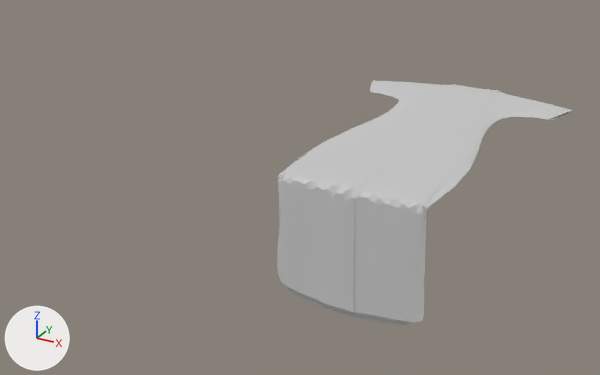
The FBX model ClothSimulation/Assets/Models/Ontable_Cloth.FBX as it was, and as the next commit left it.
Both versions are drawn from a 50 mm lens placed at (0.724, -1.833, 0.751), pointed at (-0.361, 0.139, -0.235). Every picture has the same lights, and +X, +Y and +Z are marked at lower left.

In view in the first picture: 'Collar', 'Plan_Cloth', 'Sleeve', 'Waist'.
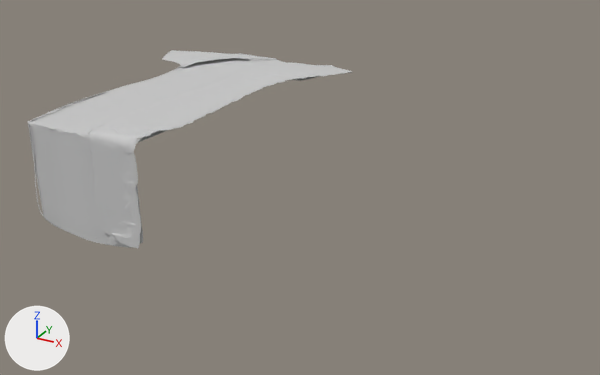
The newer file adds a shape key; the second version is drawn at full value of the shape key 'Clothes_On' of 'Plan_Cloth001', and the change is written as the vertex moves it makes.

Diff of the bpy script that builds the scene:
```diff
--- a/ClothSimulation/Assets/Models/Ontable_Cloth.FBX.py
+++ b/ClothSimulation/Assets/Models/Ontable_Cloth.FBX.py
@@ me_mesh_004_1 @@
+me_mesh_004_1.from_pydata(...)  # 6235 vertices, 12021 faces; spans x -12.2..15.4, y -12.0..24.4, z -12.8..0.7
+me_mesh_004_1.materials.append(mat_01___default)  # its picture is missing
@@ me_mesh_001_1 @@
+me_mesh_001_1.from_pydata(...)  # 2052 vertices, 4092 faces; spans x -2.93..3.01, y 22.51..24.48, z -0.31..0.09
+me_mesh_001_1.materials.append(mat_01___default)  # its picture is missing
@@ ob_waist @@
 ob_waist = bpy.data.objects.new('Waist', me_mesh_001)
-ob_waist.location = (0.0, 0.0, 0.0)
+ob_waist.location = (-0.795, 0.0, 0.0)
 ob_waist.scale = (0.0254, 0.0254, 0.0254)
@@ ob_collar @@
-ob_collar = bpy.data.objects.new('Collar', me_mesh_002)
-ob_collar.location = (0.0, 0.0, 0.0)
-ob_collar.scale = (0.0254, 0.0254, 0.0254)
@@ ob_sleeve @@
 ob_sleeve = bpy.data.objects.new('Sleeve', me_mesh_003)
-ob_sleeve.location = (0.0, 0.0, 0.0)
+ob_sleeve.location = (-0.795, 0.0, 0.0)
 ob_sleeve.scale = (0.0254, 0.0254, 0.0254)
@@ ob_plan_cloth @@
-ob_plan_cloth = bpy.data.objects.new('Plan_Cloth', me_mesh_005)
-ob_plan_cloth.location = (0.0, 0.0, 0.0)
-ob_plan_cloth.scale = (0.0254, 0.0254, 0.0254)
@@ ob_plan_cloth001 @@
+ob_plan_cloth001 = bpy.data.objects.new('Plan_Cloth001', me_mesh_004_1)
+ob_plan_cloth001.location = (-0.795, 0.0, 0.0)
+ob_plan_cloth001.scale = (0.0254, 0.0254, 0.0254)
@@ ob_collar001 @@
+ob_collar001 = bpy.data.objects.new('Collar001', me_mesh_001_1)
+ob_collar001.location = (-0.795, 0.0, 0.0)
+ob_collar001.scale = (0.0254, 0.0254, 0.0254)
```

Boxes (x1, y1, x2, y2) around the edits, measured in the pictures (600 x 375 px):
'Plan_Cloth', deleted: before (277, 80, 571, 324)
'Plan_Cloth001', added: after (28, 50, 353, 248)
'Waist', moved: before (277, 99, 511, 325); after (27, 66, 181, 248)
'Collar', deleted: before (452, 84, 500, 92)
'Sleeve', moved: before (370, 80, 572, 120); after (162, 50, 318, 81)
'Collar001', added: after (239, 53, 276, 60)
